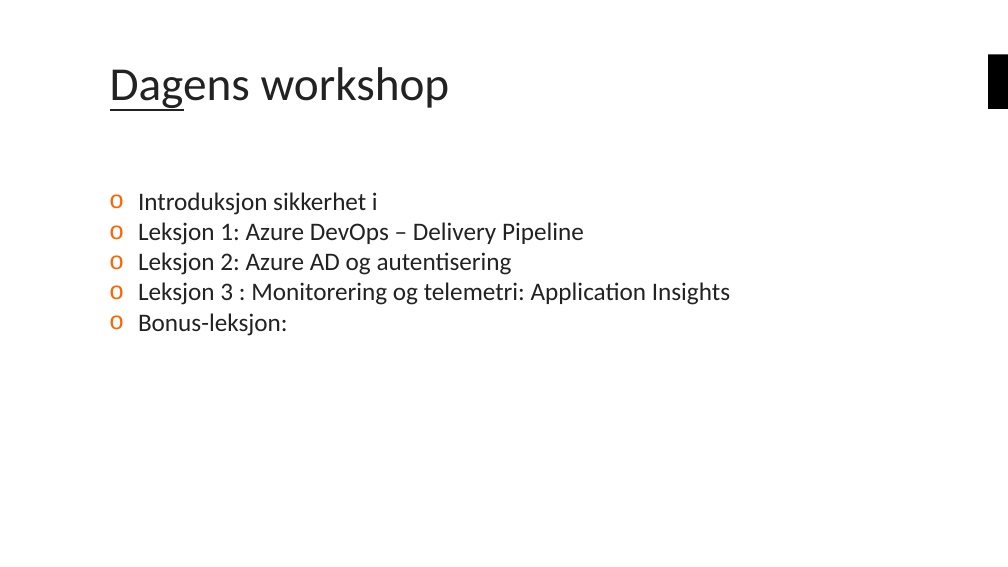
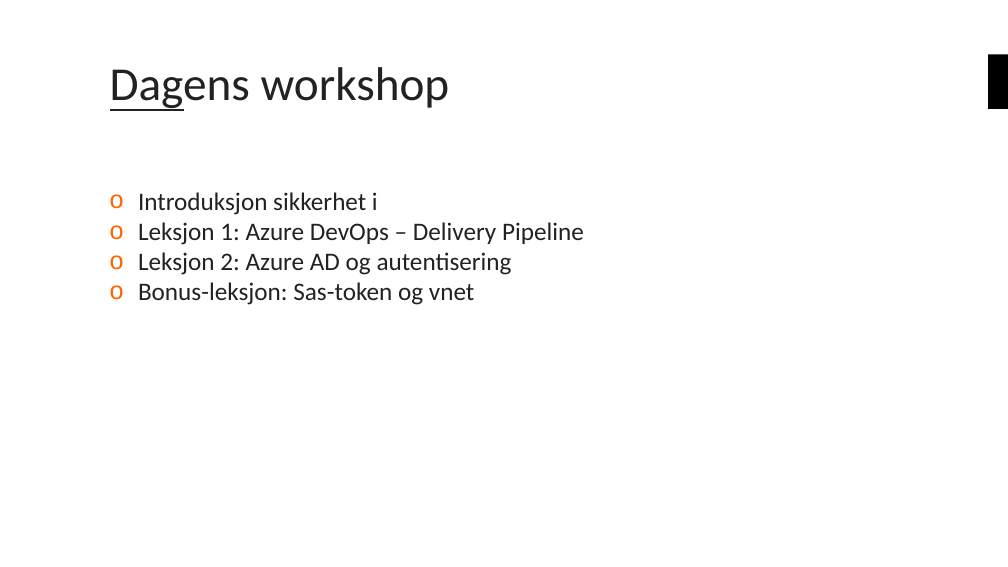
Before and after one commit to bouvet/azure-workshops, a slide deck: slide 4 of Workshop_3/Presentasjon/Azureskolen-Workshop#3.pptx. Drawn at 1008x567 pixels with LibreOffice and Linux fonts; fonts in the diff are those of the drawing; background and template pictures are left out. Boxes give left, top, right and bottom in pixels: in the first picture for what was removed or moved away, otherwise in the second. Text is boxed around its words. In the diff, an @@ line names an element or a change of style, - is before the commit and + after.

```diff
--- a/Workshop_3/Presentasjon/Azureskolen-Workshop#3.pptx
+++ b/Workshop_3/Presentasjon/Azureskolen-Workshop#3.pptx
@@ text at (138,282,474,305): text changed @@
-o Leksjon 3 : Monitorering og telemetri: Application Insights
-o Bonus-leksjon:
+o Bonus-leksjon: Sas-token og vnet
```
Also in this commit, not shown: 1 other slide changed.
